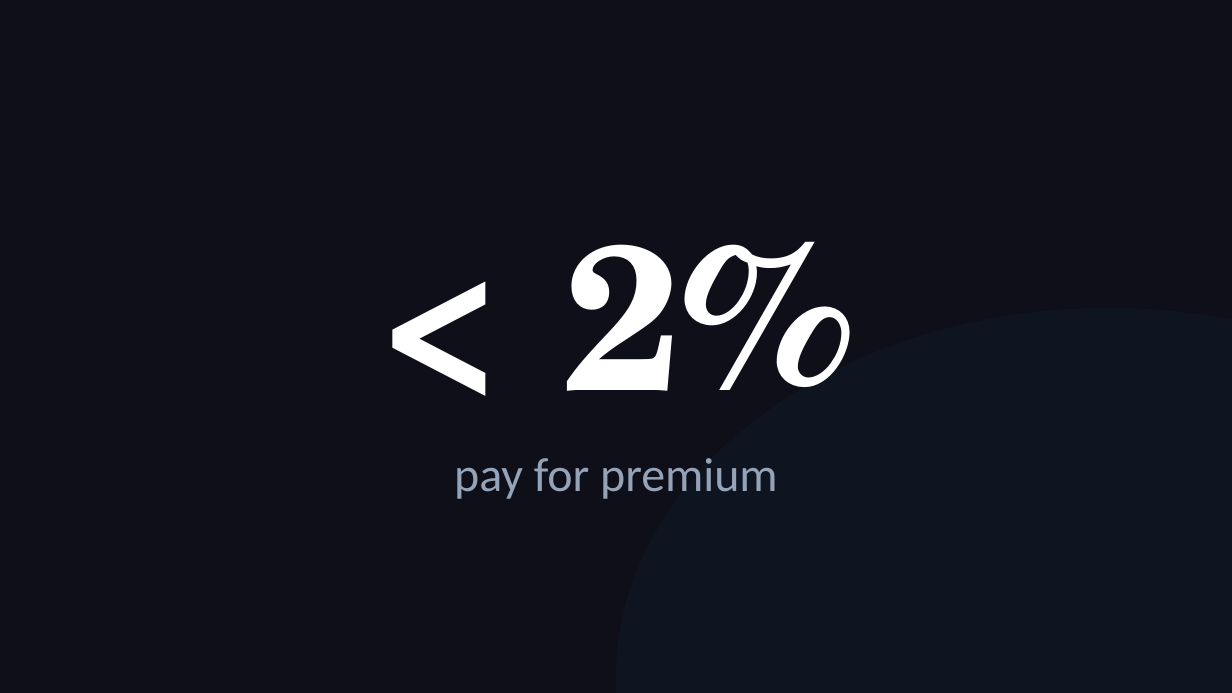
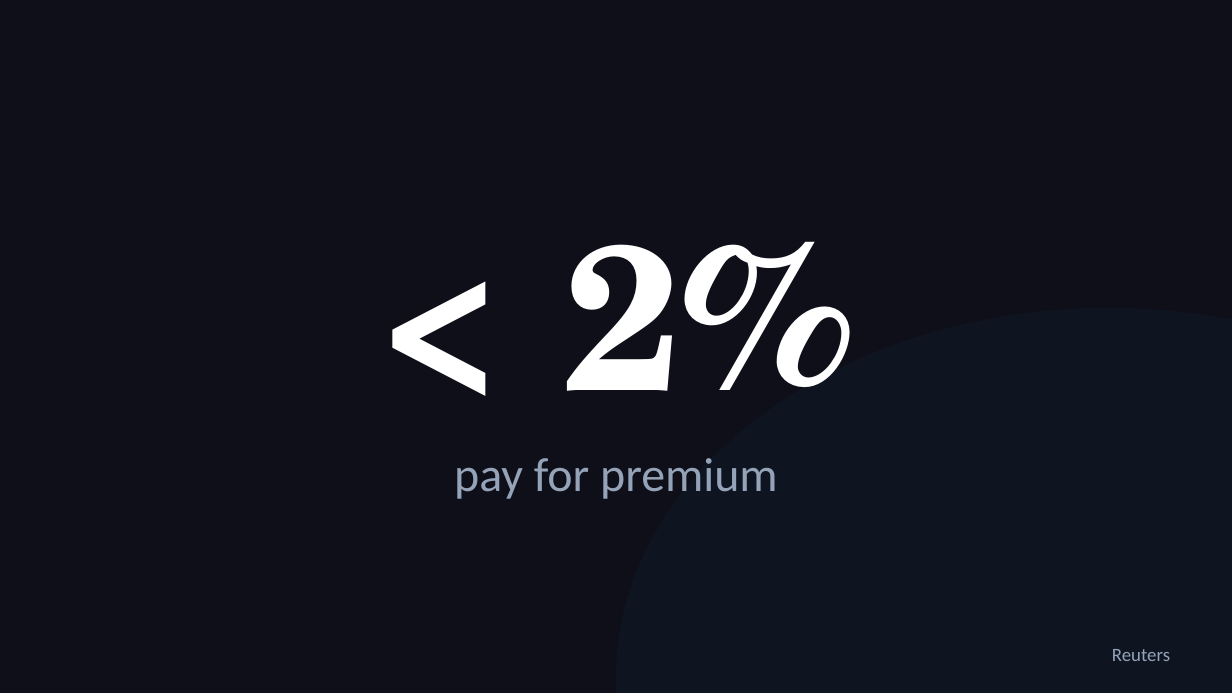
Before and after one commit to michaelengland/ai-best-practices, a slide deck: slide 7 of Getting-Agents-to-Give-Up-Their-Secrets.pptx. Drawn at 1232x693 pixels with LibreOffice and Linux fonts; fonts in the diff are those of the drawing. Boxes give left, top, right and bottom in pixels: in the first picture for what was removed or moved away, otherwise in the second. Text is boxed around its words. In the diff, an @@ line names an element or a change of style, - is before the commit and + after.

```diff
--- a/Getting-Agents-to-Give-Up-Their-Secrets.pptx
+++ b/Getting-Agents-to-Give-Up-Their-Secrets.pptx
@@ text added at <box>1112,649,1170,661</box>, 11 pt, text #94A3B8 @@
+Reuters
```
Also in this commit, not shown: 6 other slides changed, 3 slides removed, 1 other file.
